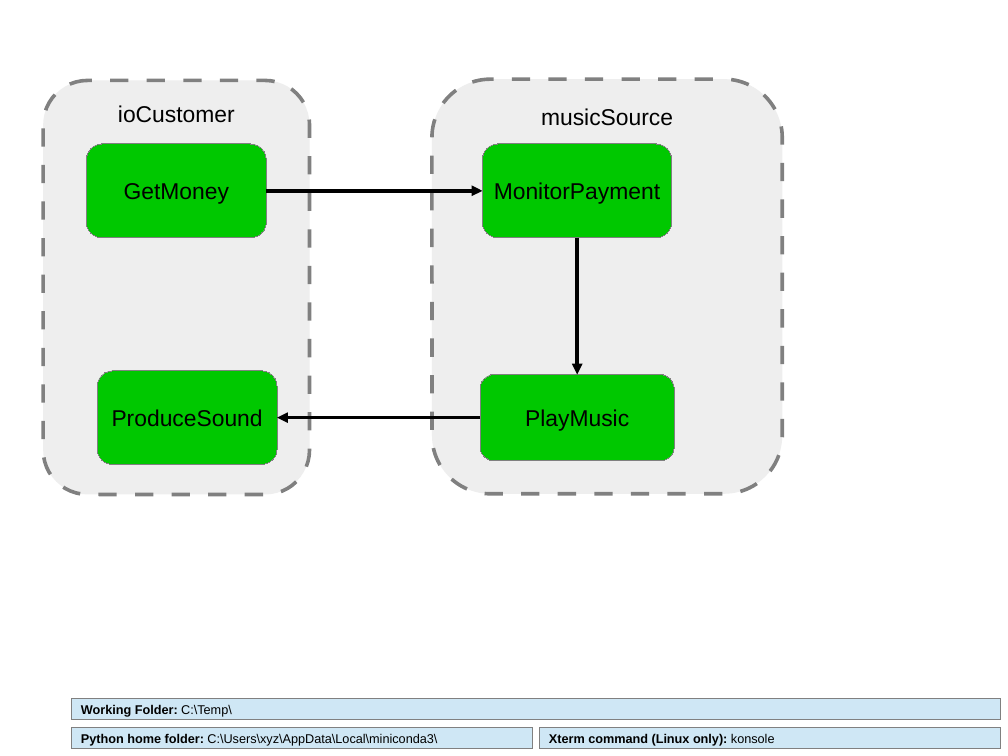
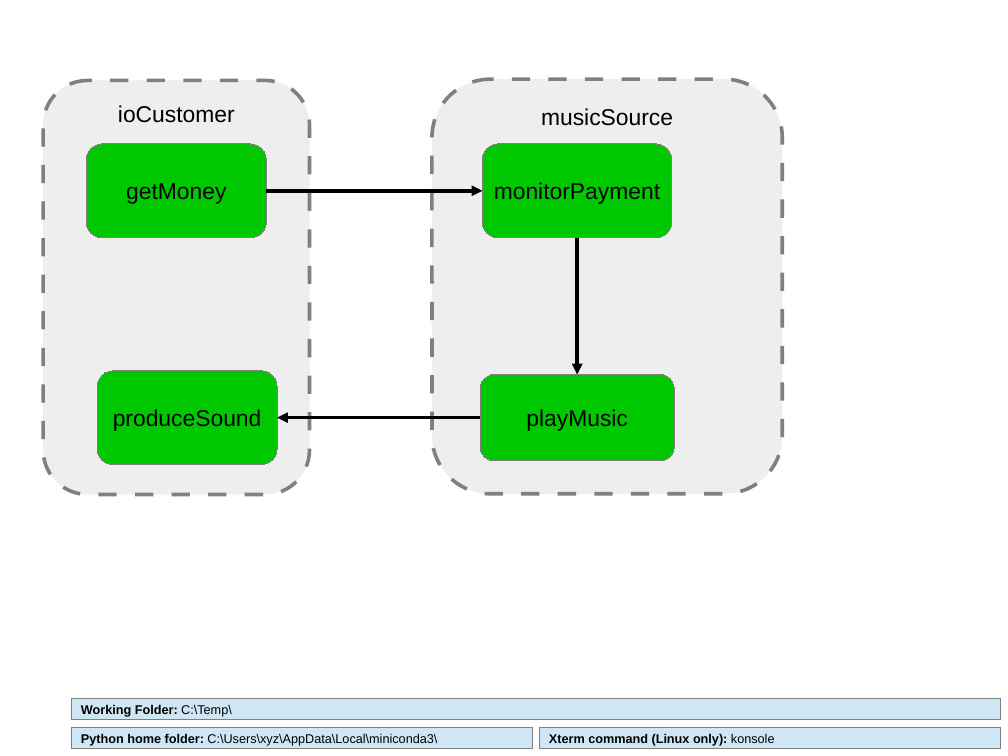
Before and after one commit to GfSE/fas4sysmlv2, a slide deck: slide 3 of src/io/usecase-activity-editor/fas_frontend.odp. Drawn at 1008x756 pixels with LibreOffice and Linux fonts; fonts in the diff are those of the drawing. Boxes give left, top, right and bottom in pixels: in the first picture for what was removed or moved away, otherwise in the second. Text is boxed around its words. In the diff, an @@ line names an element or a change of style, - is before the commit and + after.

```diff
--- a/src/io/usecase-activity-editor/fas_frontend.odp
+++ b/src/io/usecase-activity-editor/fas_frontend.odp
@@ text in rounded rectangle at (126, 183, 226, 204): text changed @@
-GetMoney
+getMoney
@@ text in rounded rectangle at (494, 182, 660, 204): text changed @@
-MonitorPayment
+monitorPayment
@@ text in rounded rectangle at (113, 409, 262, 431): text changed @@
-ProduceSound
+produceSound
@@ text in rounded rectangle at (526, 409, 628, 431): text changed @@
-PlayMusic
+playMusic
```
Also in this commit, not shown: 3 other files.
